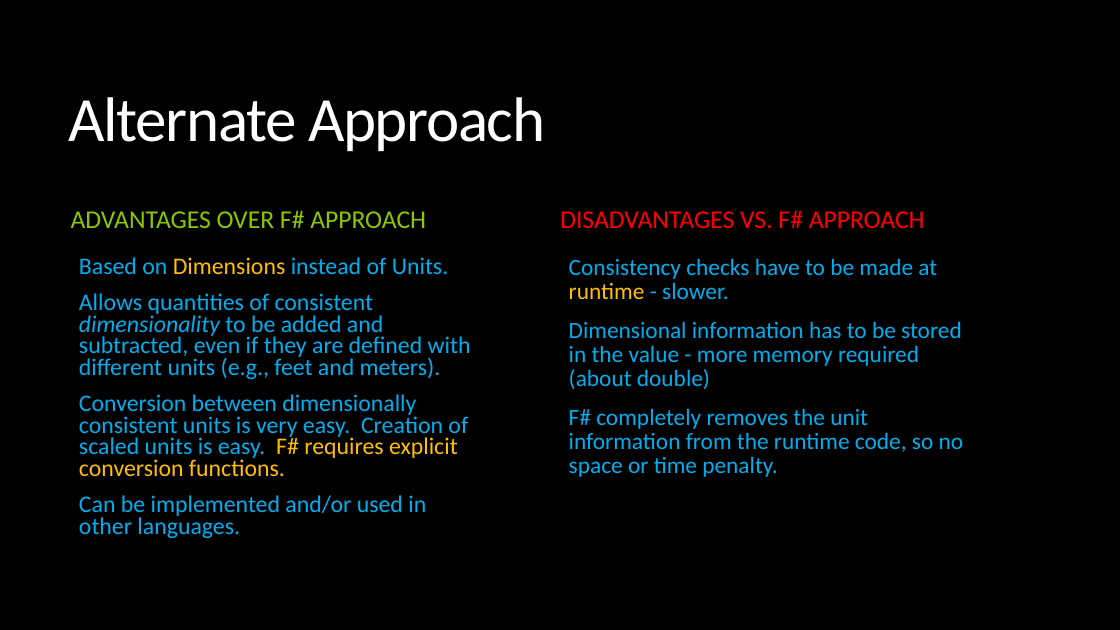
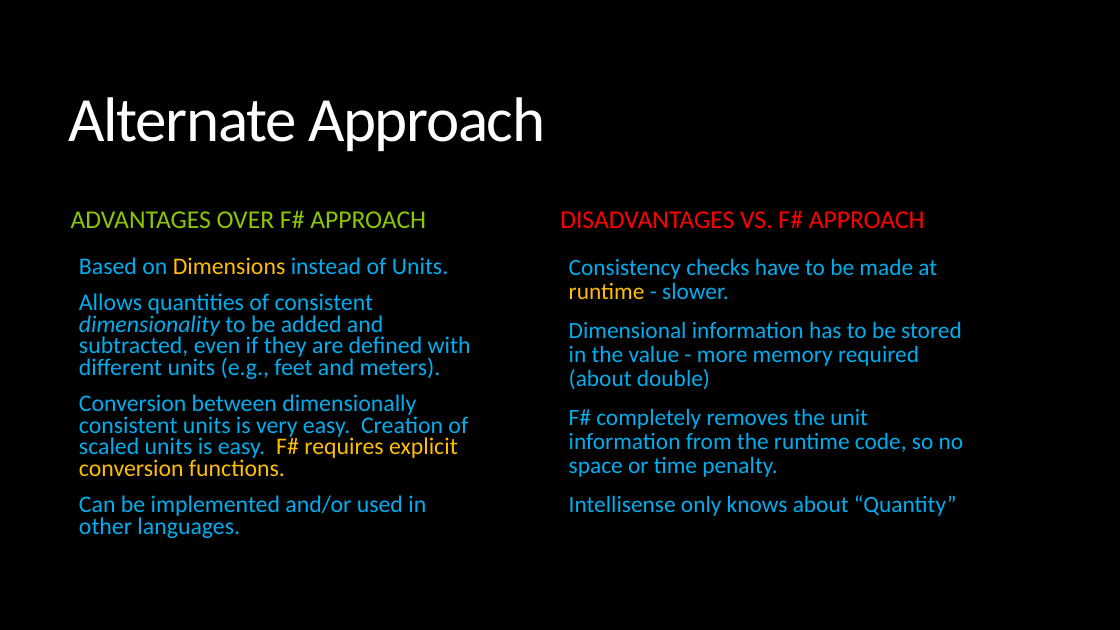
Before and after one commit to NashFP/UnitsOfMeasure, a slide deck: slide 8 of DrKCarroll/Units of Measure.pptx. Drawn at 1120x630 pixels with LibreOffice and Linux fonts; fonts in the diff are those of the drawing. Boxes give left, top, right and bottom in pixels: in the first picture for what was removed or moved away, otherwise in the second. Text is boxed around its words. In the diff, an @@ line names an element or a change of style, - is before the commit and + after.

Commit message:
Minor Tweaks Before Presentation

```diff
--- a/DrKCarroll/Units of Measure.pptx
+++ b/DrKCarroll/Units of Measure.pptx
@@ text at box(569, 495, 957, 516): paragraph added @@
+  Intellisense only knows about “Quantity”
```
Also in this commit, not shown: 3 other files.
